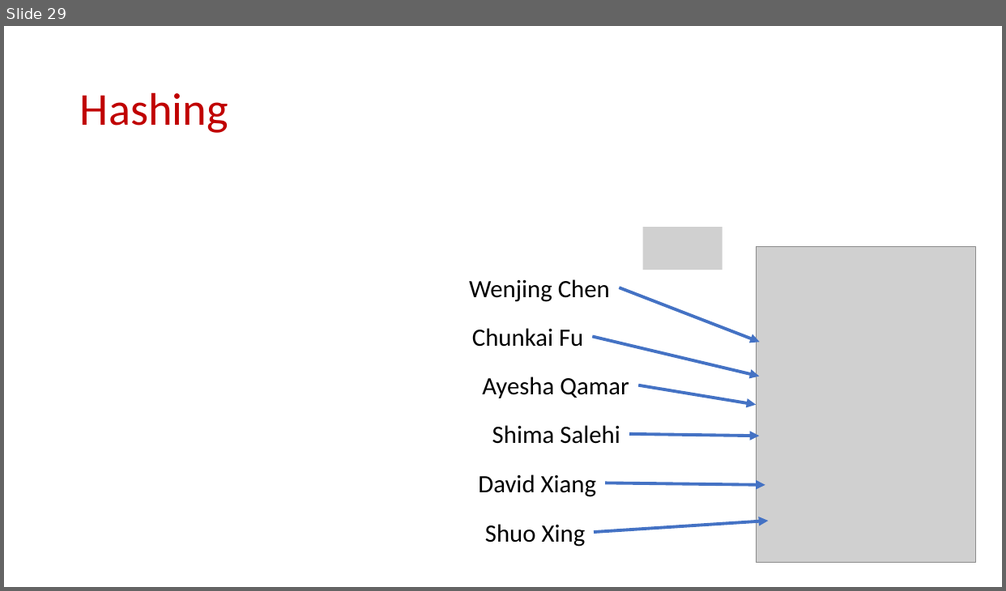
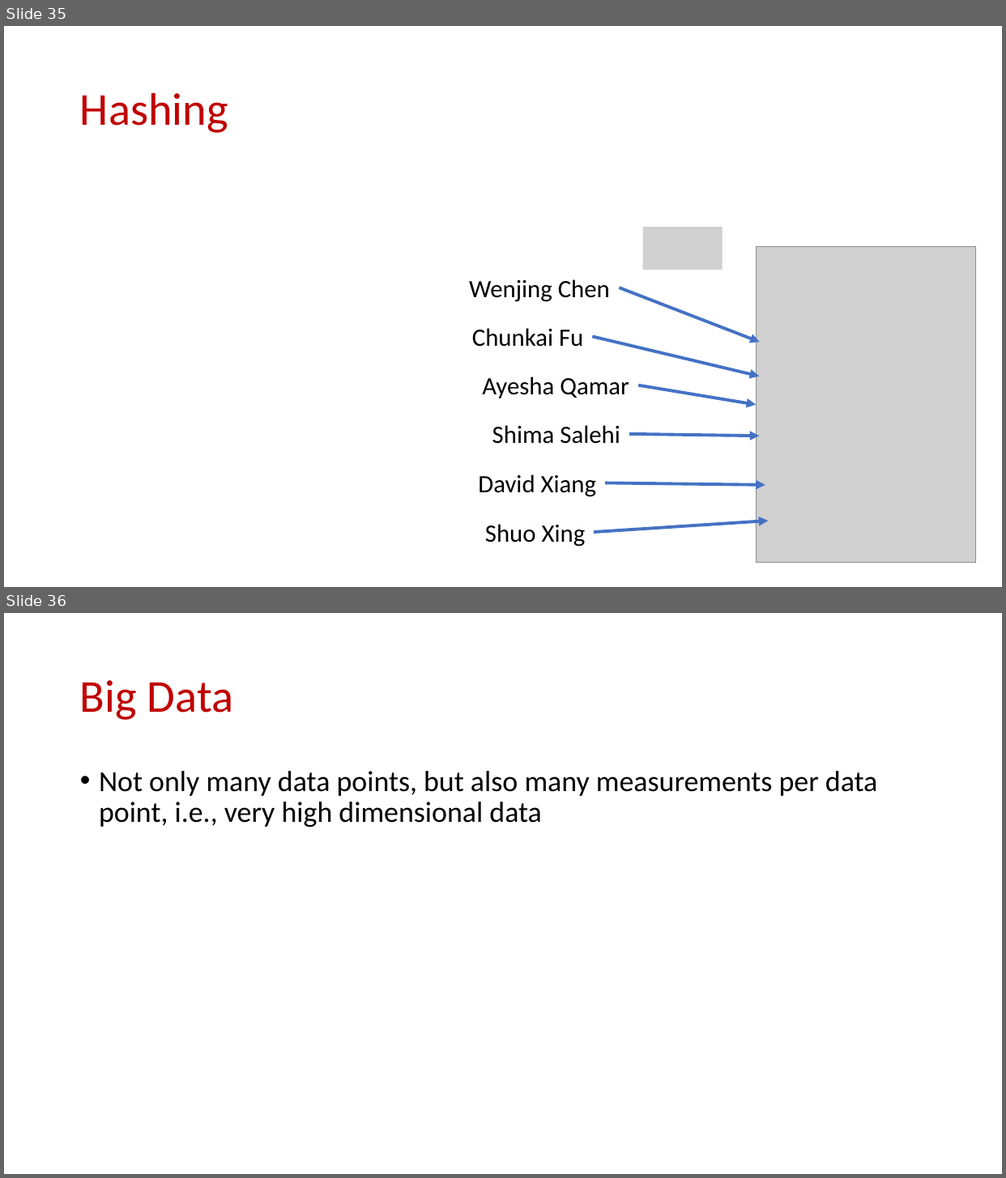
Before and after one commit to samsonzhou/samsonzhou.github.io, a slide deck: CSCE689-23/L5.pptx. Shown one above the other, each under a label of ours: slide 29 before the commit, slides 35 and 36 after it. The pictures are 1006x591 and 1006x1178 pixels, drawn with LibreOffice and Linux fonts; fonts in the diff are those of the drawing; grey boxes stand for pictures. Boxes give left, top, right and bottom in pixels: in the first picture for what was removed or moved away, otherwise in the second. Text is boxed around its words. In the diff, an @@ line names an element or a change of style, - is before the commit and + after.

```diff
--- a/CSCE689-23/L5.pptx
+++ b/CSCE689-23/L5.pptx
@@ slide 36 added at [4, 613, 1002, 1174], background #FFFFFF @@
@@ title added at [80, 680, 234, 720], 44 pt, text #C00000 @@
+Big Data
@@ text added at [99, 771, 878, 827], 28 pt, text #000000 @@
+• Not only many data points, but also many measurements per data point, i.e., very high dimensional data
@@ what was slide 29 is now slide 35 @@
```
Also in this commit, not shown: 9 other slides added, 1 other file.
